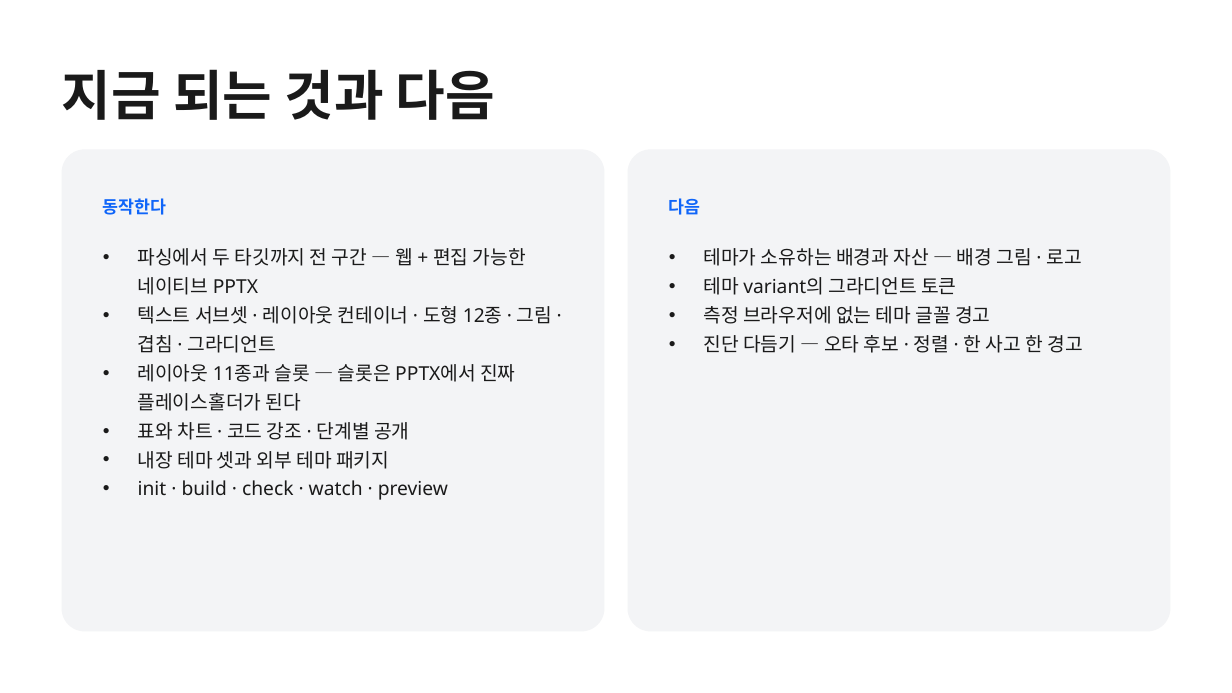
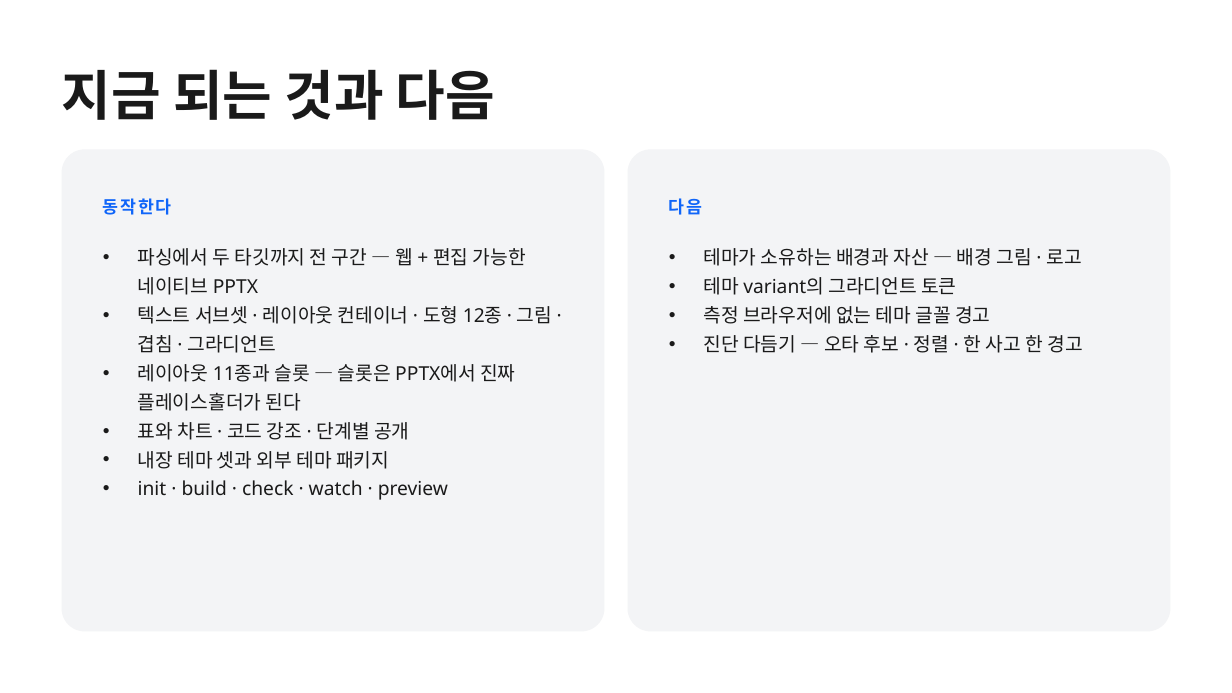
Before and after one commit to k2sebeom/balpyo, a slide deck: slide 11 of examples/showcase/decks/balpyo-intro/balpyo-소개.pptx. Drawn at 1232x693 pixels with LibreOffice and Linux fonts; fonts in the diff are those of the drawing. Boxes give left, top, right and bottom in pixels: in the first picture for what was removed or moved away, otherwise in the second. Text is boxed around its words. In the diff, an @@ line names an element or a change of style, - is before the commit and + after.

```diff
--- a/examples/showcase/decks/balpyo-intro/balpyo-소개.pptx
+++ b/examples/showcase/decks/balpyo-intro/balpyo-소개.pptx
@@ text "동작한다" at box(103, 198, 172, 215): letter spacing 0 to 1.4 pt @@
@@ text "다음" at box(669, 198, 703, 215): letter spacing 0 to 1.4 pt @@
```
Also in this commit, not shown: 6 other slides changed, 16 other files.
